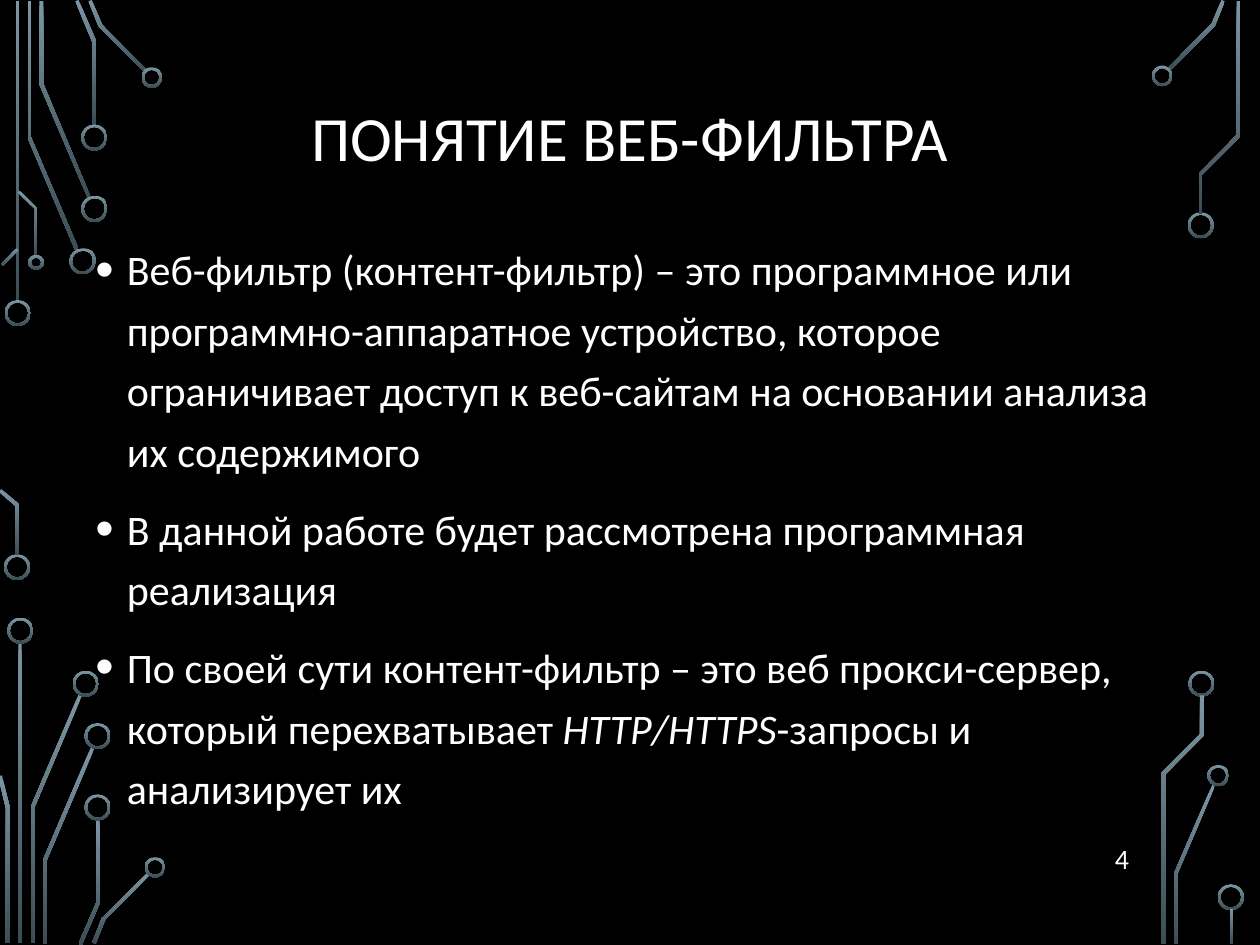
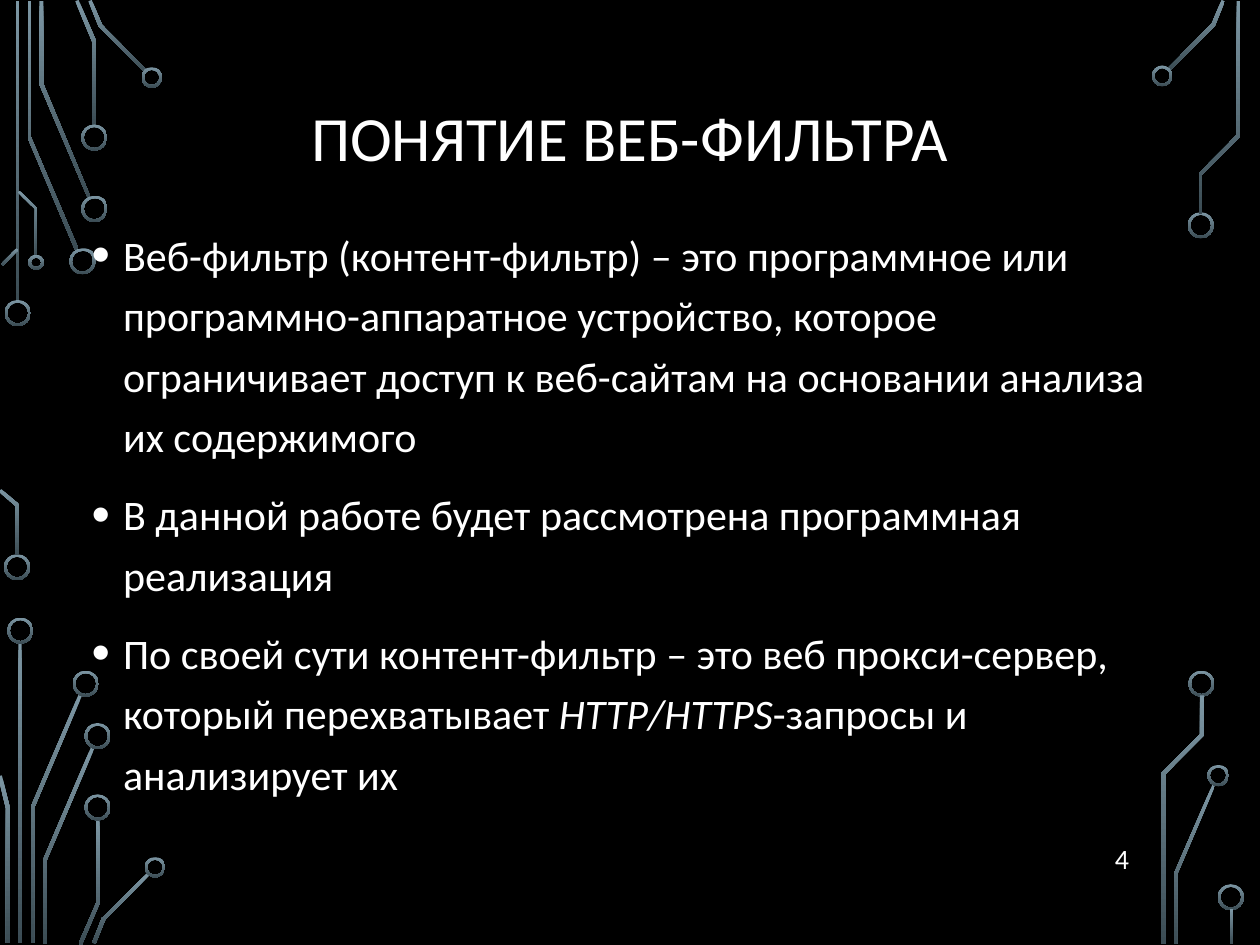
Before and after one commit to BizinMitya/WebFilter, a slide deck: slide 4 of diploma/Проектирование и разработка веб-фильтра для обеспечения контроля доступа к сетевым ресурсам.pptx. Drawn at 1260x945 pixels with LibreOffice and Linux fonts; fonts in the diff are those of the drawing; background and template pictures are left out. Boxes give left, top, right and bottom in pixels: in the first picture for what was removed or moved away, otherwise in the second. Text is boxed around its words. In the diff, an @@ line names an element or a change of style, - is before the commit and + after.

```diff
--- a/diploma/Проектирование и разработка веб-фильтра для обеспечения контроля доступа к сетевым ресурсам.pptx
+++ b/diploma/Проектирование и разработка веб-фильтра для обеспечения контроля доступа к сетевым ресурсам.pptx
@@ text "Веб-фильтр (контент-фильтр) – это программное ..." moved from (x1=127, y1=254, x2=1148, y2=811) to (x1=123, y1=240, x2=1145, y2=797) @@
```
Also in this commit, not shown: 7 other slides changed.
